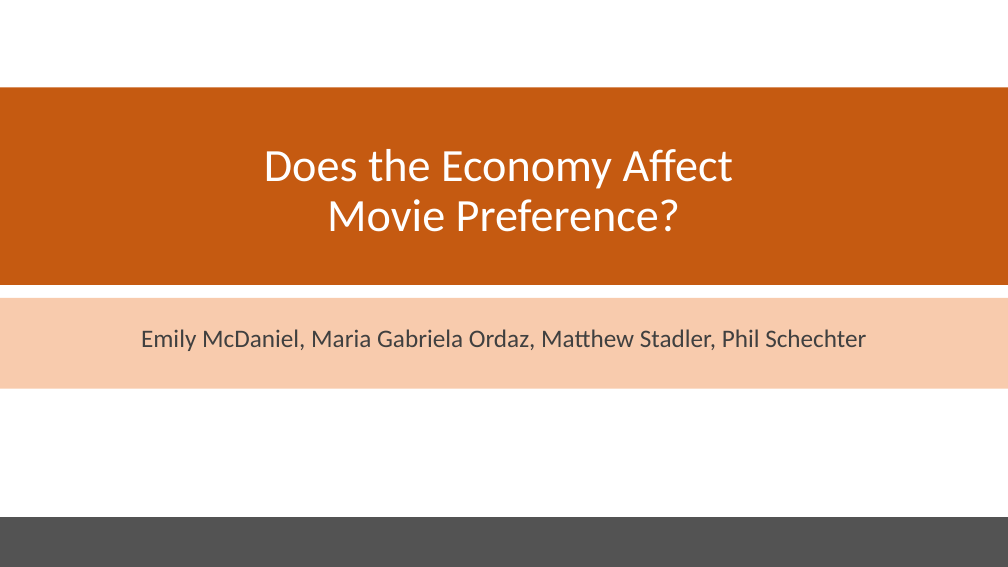
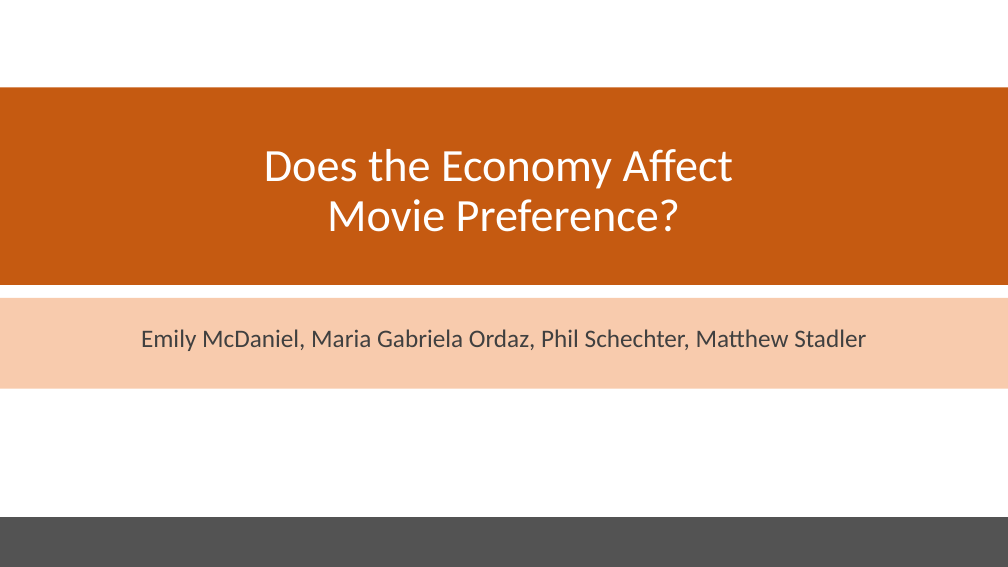
Before and after one commit to emilymcdaniel/Final_Project, a slide deck: slide 1 of BootCamp_FinalPres_v3.pptx. Drawn at 1008x567 pixels with LibreOffice and Linux fonts; fonts in the diff are those of the drawing. Boxes give left, top, right and bottom in pixels: in the first picture for what was removed or moved away, otherwise in the second. Text is boxed around its words. In the diff, an @@ line names an element or a change of style, - is before the commit and + after.

```diff
--- a/BootCamp_FinalPres_v3.pptx
+++ b/BootCamp_FinalPres_v3.pptx
@@ subtitle at bbox=[141, 329, 866, 351]: text changed @@
-Emily McDaniel, Maria Gabriela Ordaz, Matthew Stadler, Phil Schechter
+Emily McDaniel, Maria Gabriela Ordaz, Phil Schechter, Matthew Stadler
```
Also in this commit, not shown: 2 other slides changed, 4 slides added, 3 slides removed.
